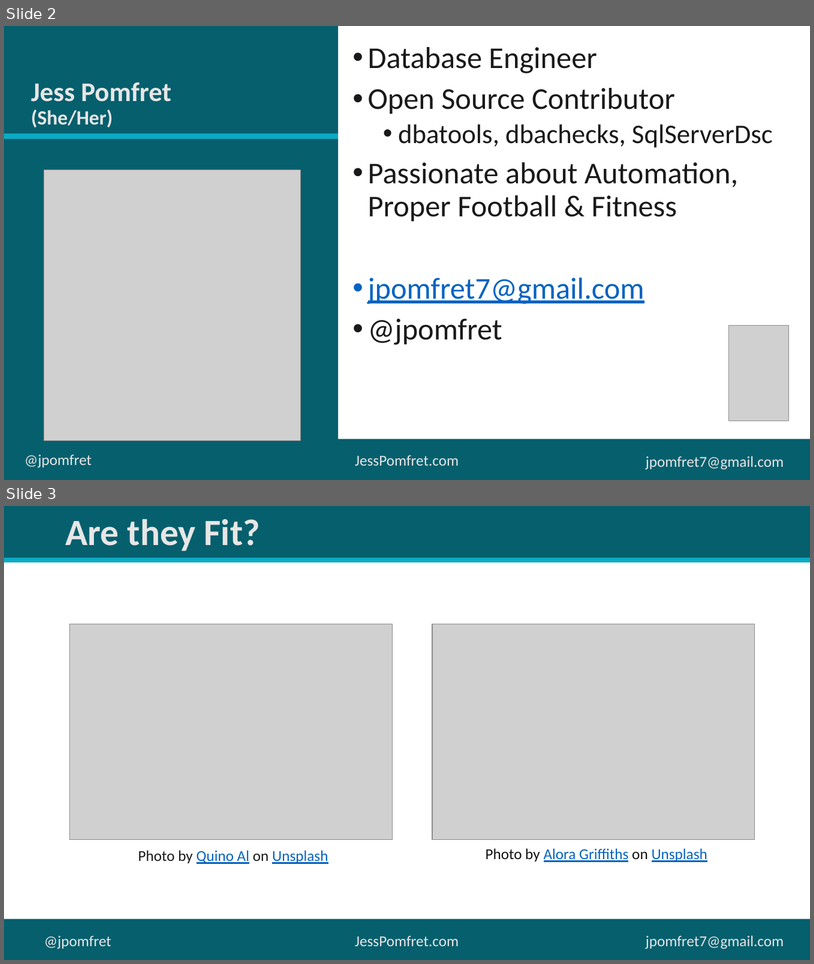
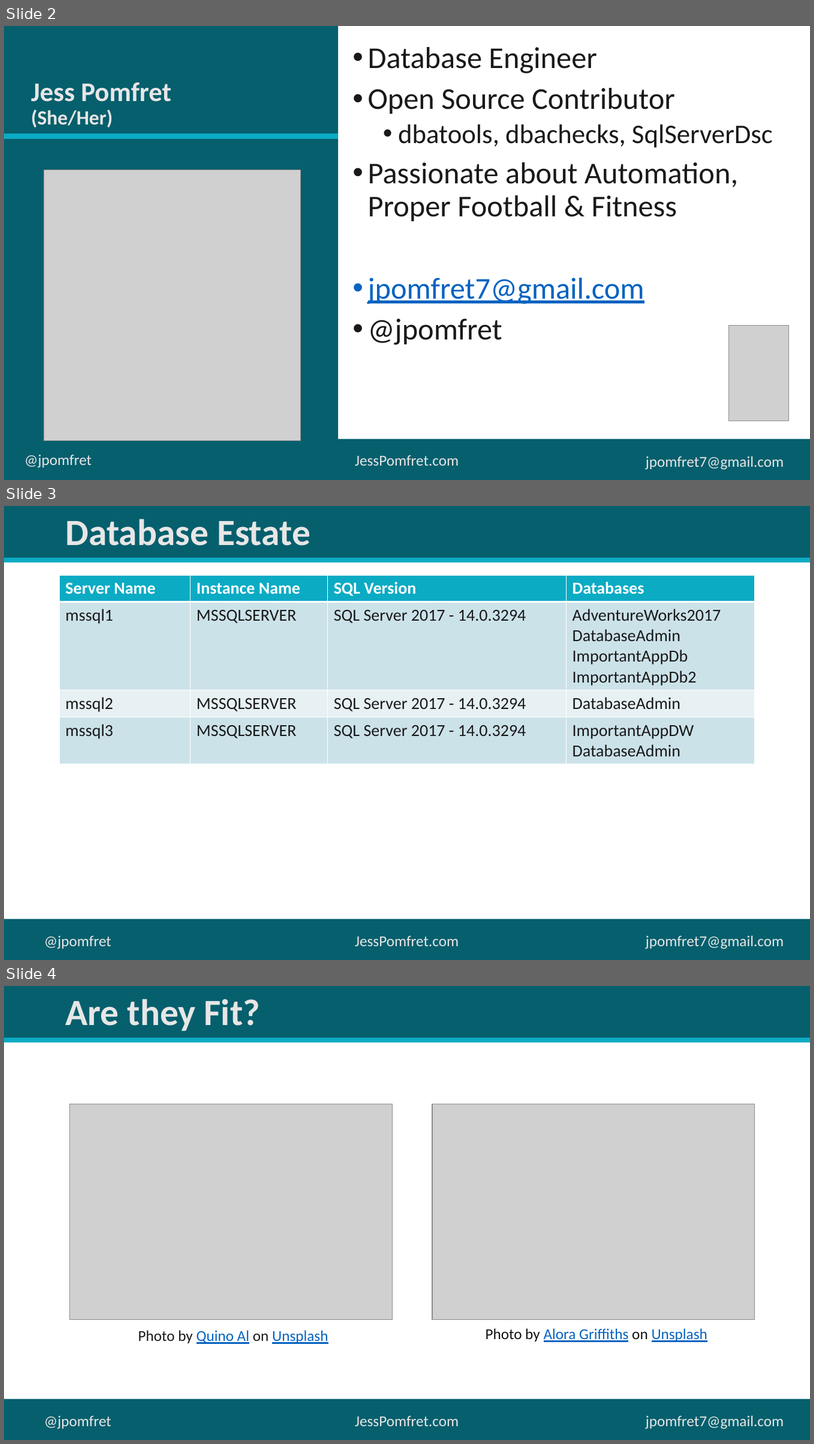
Before and after one commit to jpomfret/demos, a slide deck: SqlEstateShape/SqlEstateShape.pptx. Shown one above the other, each under a label of ours: slides 2 and 3 before the commit, slides 2, 3 and 4 after it. The pictures are 814x964 and 814x1444 pixels, drawn with LibreOffice and Linux fonts; fonts in the diff are those of the drawing; grey boxes stand for pictures; background and template pictures are left out. Boxes give left, top, right and bottom in pixels: in the first picture for what was removed or moved away, otherwise in the second. Text is boxed around its words. In the diff, an @@ line names an element or a change of style, - is before the commit and + after.

Commit message:
presentation update

```diff
--- a/SqlEstateShape/SqlEstateShape.pptx
+++ b/SqlEstateShape/SqlEstateShape.pptx
@@ slide 3 added at bbox=[4, 506, 810, 960], background #FFFFFF; not listed: 6 template elements that a slide beside it also shows @@
@@ title added at bbox=[65, 519, 311, 546], 44 pt, text #E7E6E6, bold @@
+Database Estate
@@ table added at bbox=[60, 575, 755, 760], 4 rows, 4 columns @@
+Server Name | Instance Name | SQL Version | Databases
+mssql1 | MSSQLSERVER | SQL Server 2017 - 14.0.3294 | AdventureWorks2017 / DatabaseAdmin / ImportantAppDb / ImportantAppDb2
+mssql2 | MSSQLSERVER | SQL Server 2017 - 14.0.3294 | DatabaseAdmin
+mssql3 | MSSQLSERVER | SQL Server 2017 - 14.0.3294 | ImportantAppDW DatabaseAdmin
@@ what was slide 3 is now slide 4 @@
```
